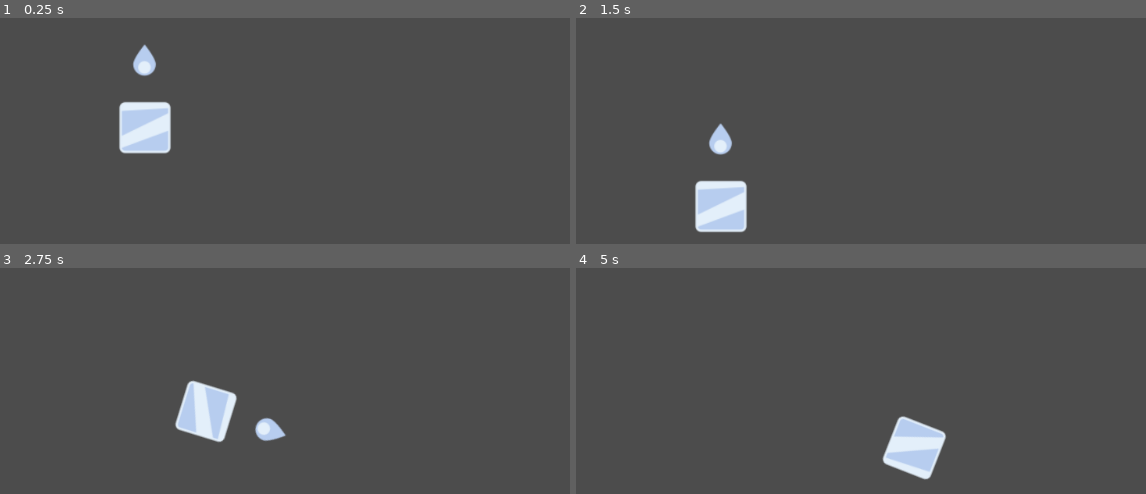
Above: before the commit, frames 1-4 (two rows, left to right).
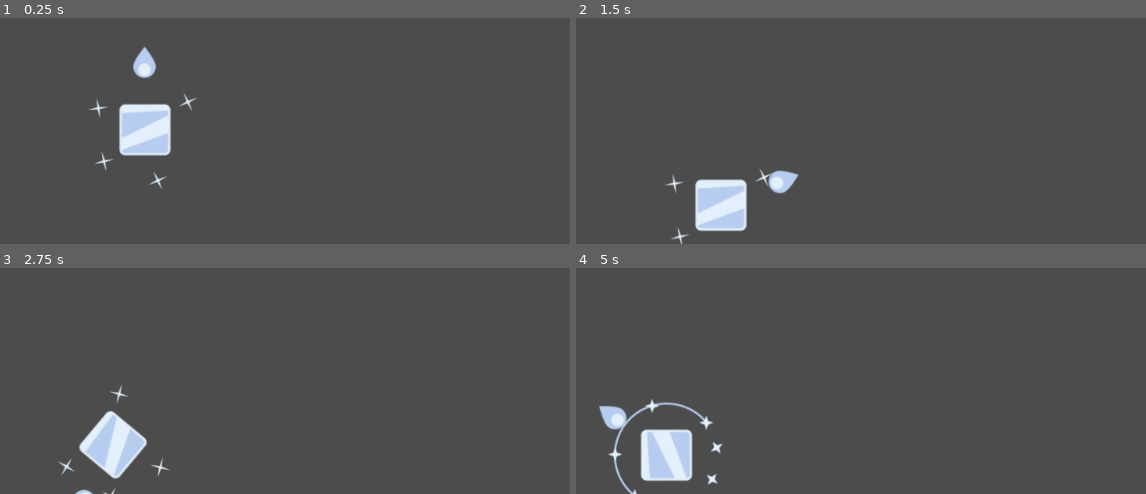
Above: after the commit, the same moments.

Repository: keith-ferney/sugar_cube
Game: Godot game, scene res://app/Test.tscn
Two runs of this game, one before a commit and one after it. Both use one fixed random seed, a clock stepped at 60 frames per second and the inputs below. The project has no main scene, so this scene is started directly.
Inputs:
- Up to frame 1 (0.25 s): no input
- Up to frame 2 (1.5 s): hold Down (ui_down) from 1.28 s (still down)
- Up to frame 3 (2.75 s): release Down (ui_down) at 2.03 s
- Up to frame 4 (5 s): hold Down (ui_down) from 3.53 s (still down)

The runs differ from the first frame. In frame 1, 0.9% of the frame differs, in the area x 15-35%, y 11-76%; in frame 2, 1.3%; in frame 3, 4.8%; in frame 4, 5.2%, in the area x 4-65%, y 57-100%.

Commit message:
add player

Diff:
--- a/app/player.gd
+++ b/app/player.gd
@@ -5,27 +5,38 @@
 # var a = 2
 # var b = "text"
 var charge = 0
-var limit = 120
+var limit = 260
+var limit_divisor = limit/5
 var multiplier = 2
 var rotation_dirs = ["left", "right"]
 var rotation_dir = rotation_dirs[1]
+onready var chargeSprite = $Charge
+onready var pointer = $Pointer
+var frame = 0
 # Called when the node enters the scene tree for the first time.
 func _ready():
 
 	pass # Replace with function body.
 
 func _physics_process(delta):
+
 	if Input.is_action_just_pressed("ui_down"):
 		if rotation_dir == rotation_dirs[1]:
 			rotation_dir = rotation_dirs[0]
 		else:
 			rotation_dir = rotation_dirs[1]
-	if Input.is_action_pressed("ui_down") and charge < limit:
-		charge = charge + multiplier
+	if Input.is_action_pressed("ui_down"):
+		if charge < limit:
+			charge = charge + multiplier
+		chargeSprite.set_frame(int(charge / limit_divisor))
+		pointer.rotate(0.1)
 	elif Input.is_action_just_released("ui_down"):
-
-		self.apply_impulse(Vector2(0, 0), Vector2(charge, -charge))
-		self.apply_torque_impulse(charge*50)
+		chargeSprite.set_frame(0)
+		self.apply_impulse(Vector2(0, 0), Vector2(0, -charge*2).rotated(pointer.get_global_rotation()))
+		var tqe = 1000
+		if rotation_dir == "left":
+			tqe = -1000
+		self.apply_torque_impulse(tqe)
 		print_debug(charge)
 		charge = 0
 # Called every frame. 'delta' is the elapsed time since the previous frame.
--- a/app/player.tscn
+++ b/app/player.tscn
@@ -1,13 +1,15 @@
-[gd_scene load_steps=5 format=2]
+[gd_scene load_steps=6 format=2]
 
 [ext_resource path="res://images/cube.png" type="Texture" id=1]
 [ext_resource path="res://app/player.gd" type="Script" id=2]
 [ext_resource path="res://images/pointer.png" type="Texture" id=3]
+[ext_resource path="res://images/charge.png" type="Texture" id=4]
 
 [sub_resource type="RectangleShape2D" id=1]
 extents = Vector2( 32, 32 )
 
 [node name="Player" type="RigidBody2D" groups=["player"]]
+gravity_scale = 2.0
 script = ExtResource( 2 )
 
 [node name="CollisionShape2D" type="CollisionShape2D" parent="."]
@@ -17,9 +19,14 @@
 scale = Vector2( 1.2, 1.2 )
 texture = ExtResource( 1 )
 
-[node name="Node2D" type="Node2D" parent="."]
+[node name="Pointer" type="Node2D" parent="."]
 scale = Vector2( 1.2, 1.2 )
 
-[node name="Pointer" type="Sprite" parent="Node2D"]
+[node name="PointerSprite" type="Sprite" parent="Pointer"]
 position = Vector2( -0.833333, -72.5 )
 texture = ExtResource( 3 )
+
+[node name="Charge" type="Sprite" parent="."]
+texture = ExtResource( 4 )
+hframes = 2
+vframes = 3
